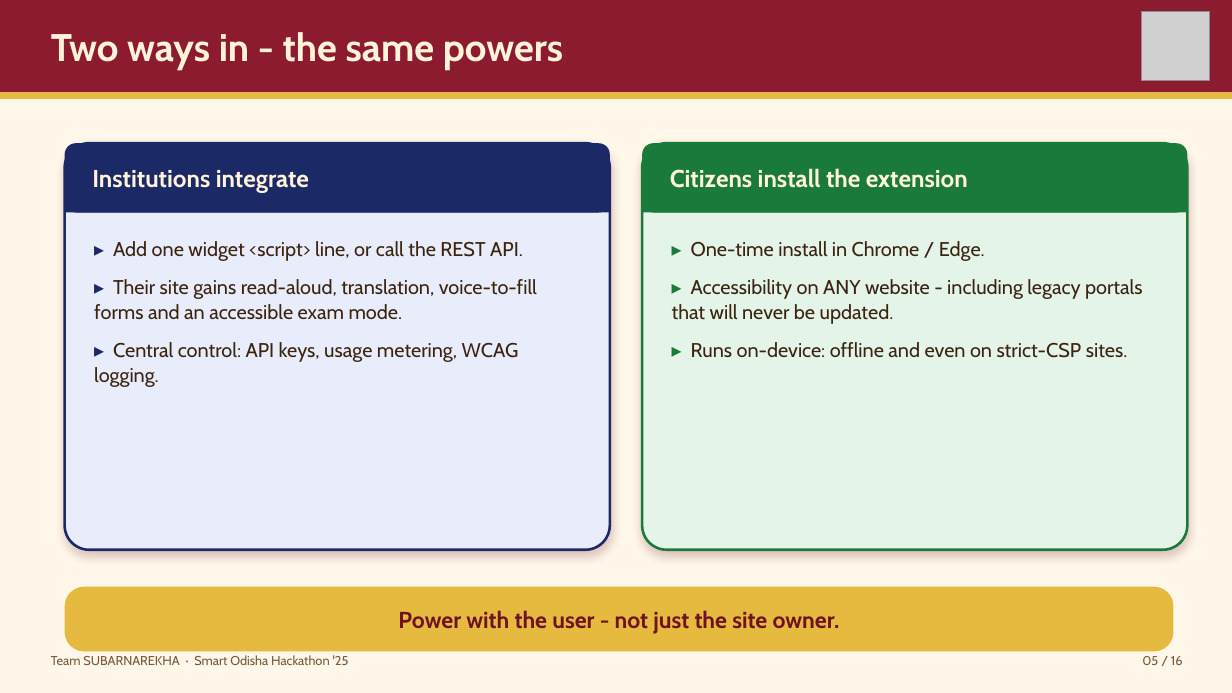
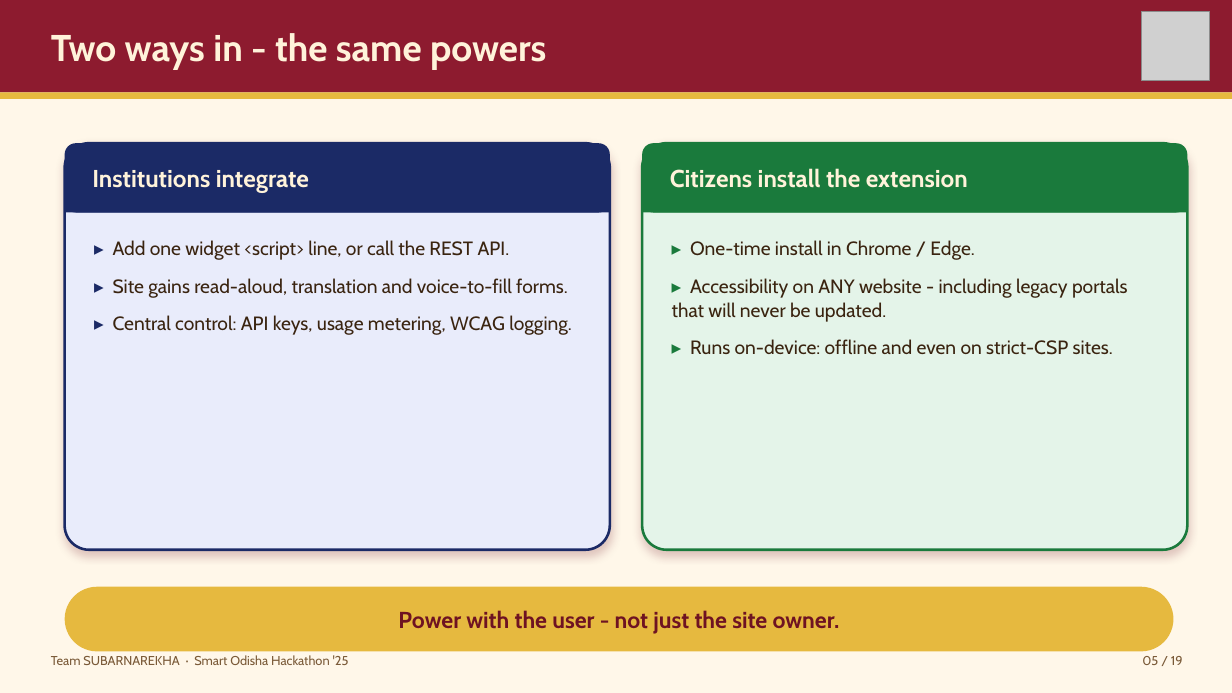
Before and after one commit to flashmindbox/AaaS, a slide deck: slide 5 of pitch/AaaS-Pitch.pptx. Drawn at 1232x693 pixels with LibreOffice and Linux fonts; fonts in the diff are those of the drawing; grey boxes stand for pictures. Boxes give left, top, right and bottom in pixels: in the first picture for what was removed or moved away, otherwise in the second. Text is boxed around its words. In the diff, an @@ line names an element or a change of style, - is before the commit and + after.

```diff
--- a/pitch/AaaS-Pitch.pptx
+++ b/pitch/AaaS-Pitch.pptx
@@ text "Two ways in - the ..." at [51,33,546,69]: size 30 to 29 pt @@
@@ text "▸ One-time install in Chrome ..." at [672,240,1128,355]: size 15.5 to 15 pt @@
@@ text at [113,240,572,335]: size 15.5 to 15 pt in "▸ Add one widget <script> line, or ...", "▸ Central control: API keys, usage metering, ..." @@
@@ text at [113,278,568,297]: text changed; size 15.5 to 15 pt @@
-▸ Their site gains read-aloud, translation, voice-to-fill forms and an accessible exam mode.
+▸ Site gains read-aloud, translation and voice-to-fill forms.
@@ rounded rectangle at [65,587,1174,652]: proportions changed @@
@@ text at [1142,656,1183,665]: text changed @@
-05 / 16
+05 / 19
```
Also in this commit, not shown: 15 other slides changed, 3 slides added, 29 other files.
